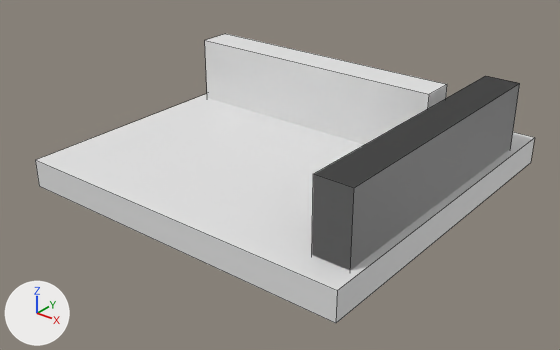
Before and after pictures for a commit that changed the Blender file Assets/Prefabs/Level Tile Models/blends/tile1.blend.
Rendered twice from a 50 mm camera at (6.11, -7.93, 4.43) aimed at (0.09, -0.4, -0.24). Lighting does not change. The marker at lower left points along +X, +Y and +Z. The older version comes first. Mesh edges are drawn as thin lines.
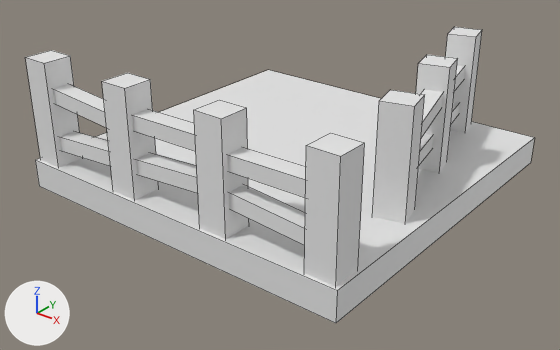
Changed parts and their boxes (x1, y1, x2, y2) in the pictures (560 x 350 px):
'Cube.001', deleted
    before: (205, 34, 520, 271)
'Cube.005', added
    after: (25, 50, 364, 287)
    faces in mat_material_001 (its picture is missing): (25, 50, 198, 193)
    faces in mat_material_007 (its picture is missing): (304, 133, 364, 287)
    faces in mat_material_005 (its picture is missing): (194, 100, 249, 239)
    faces in mat_material_006 (its picture is missing): (102, 73, 159, 200)
    faces in mat_material_010 (its picture is missing): (229, 185, 305, 245)
'Cube.010', added
    after: (372, 27, 482, 224)
    faces in mat_material_001 (its picture is missing): (372, 90, 424, 224)
    faces in mat_material_004 (its picture is missing): (416, 55, 458, 173)
    faces in mat_material_003 (its picture is missing): (446, 27, 482, 133)
    faces in mat_material_014 (its picture is missing): (421, 90, 443, 138)
    faces in mat_material_011 (its picture is missing): (418, 102, 459, 166)

What changed in the scene script:
```text
Remove ob_cube_001:
    ob_cube_001 = bpy.data.objects.new('Cube.001', me_cube_005)
Add ob_cube_010:
    ob_cube_010 = bpy.data.objects.new('Cube.010', me_cube_015)  # 48 vertices, 36 faces; spans x -8.3..8.7, y -1.0..1.1, z -1.0..1.0; in mat_material_011 (its picture is missing), mat_material_001 (its picture is missing), mat_material_012 (its picture is missing), mat_material_003 (its picture is missing), mat_material_014 (its picture is missing), mat_material_004 (its picture is missing)
    ob_cube_010.location = (1.723, 0.759, 0.697)
    ob_cube_010.rotation_euler = (0.0, 0.0, -1.33)  # degrees (0, 0, -76)
    ob_cube_010.scale = (0.2, 0.2, 0.75)
Add ob_cube_005:
    ob_cube_005 = bpy.data.objects.new('Cube.005', me_cube_014)  # 72 vertices, 54 faces; spans x -8.5..16.0, y -1.0..1.0, z -1.0..1.0; in mat_material_006 (its picture is missing), mat_material_001 (its picture is missing), mat_material_009 (its picture is missing), mat_material_005 (its picture is missing), mat_material_010 (its picture is missing), mat_material_008 (its picture is missing), mat_material_007 (its picture is missing)
    ob_cube_005.location = (-0.75, -2.25, 0.697)
    ob_cube_005.scale = (0.2, 0.2, 0.75)
```
